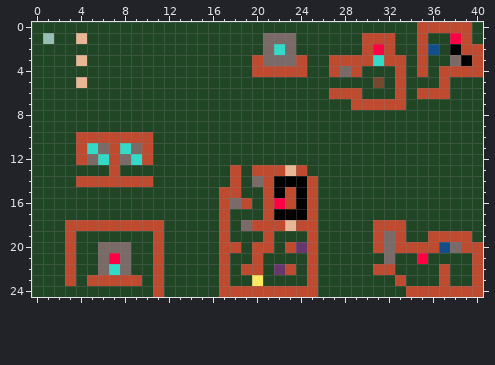
One commit to this pixel-art sprite: data/level/simplified/level_1/tiles-int.png. The first picture shows the starting point.
The file is 41x25 pixels.
The result:
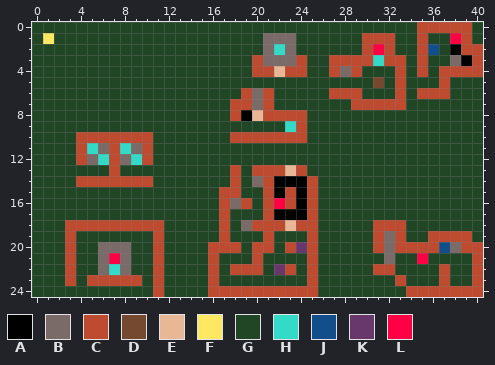
Palette (. is transparent): A #000000  B #7a6a68  C #be4a2f  D #754930  E #e8b796  F #fee761  G #204625  H #34dac8  J #124e89  K #68386c  L #ff0044
Edits made:
y 1: x 1 . -> F; x 4 E -> G
y 3: x 4 E -> G
y 4: x 22 C -> E
y 5: x 4 E -> G
y 6: x 19..21 GGG -> CBC
y 7: x 18..21 GGGG -> CCBC
y 8: x 18..24 GGGGGGG -> CAECCCC
y 9: x 23..24 GG -> HC
y 10: x 18..24 GGGGGGG -> CCCCCCC
y 20: x 16 G -> C
y 21: x 16..17 GC -> CG
y 22: x 16..18 GCG -> CGC
y 23: x 16..17 GC -> CG; x 20 F -> G
y 24: x 16 G -> C
Boxes around the changes in both pictures, in picture pixels (x1, y1, x2, y2):
changed: (43, 33, 87, 88)
changed: (230, 66, 307, 143)
changed: (208, 242, 263, 297)
